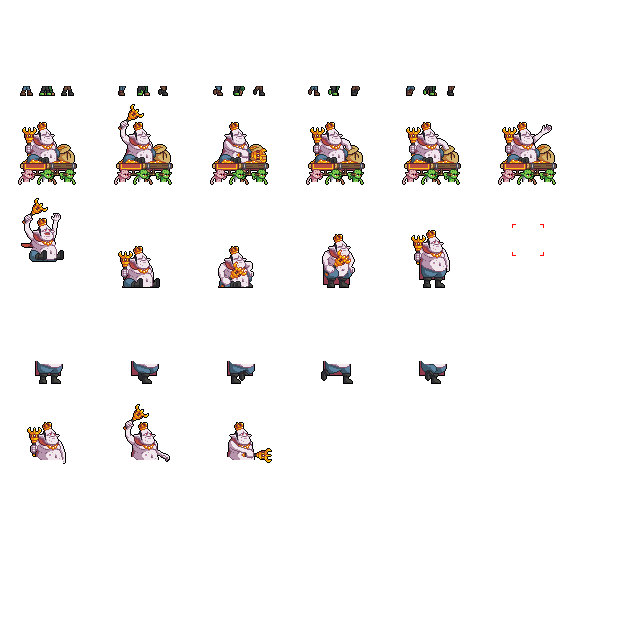
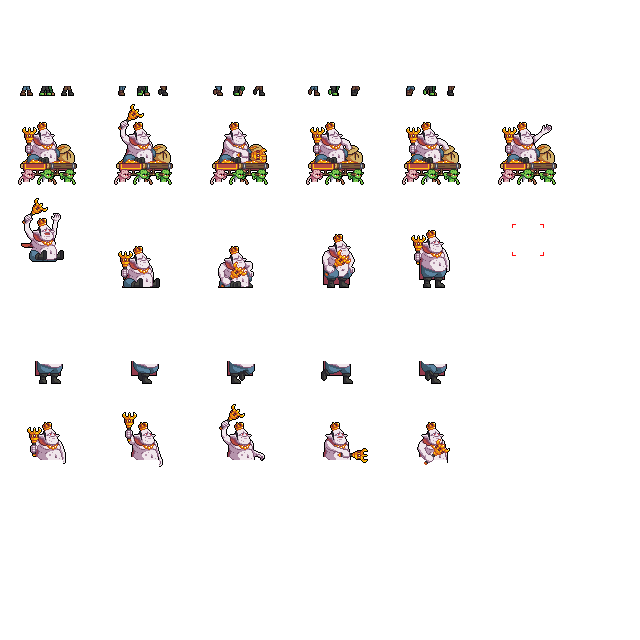
Before/after of a 640 x 640 layered artwork. What changed in the layer stack:
renamed "Layer 13" to "Layer 15", painted on it over [35, 404, 450, 467]
